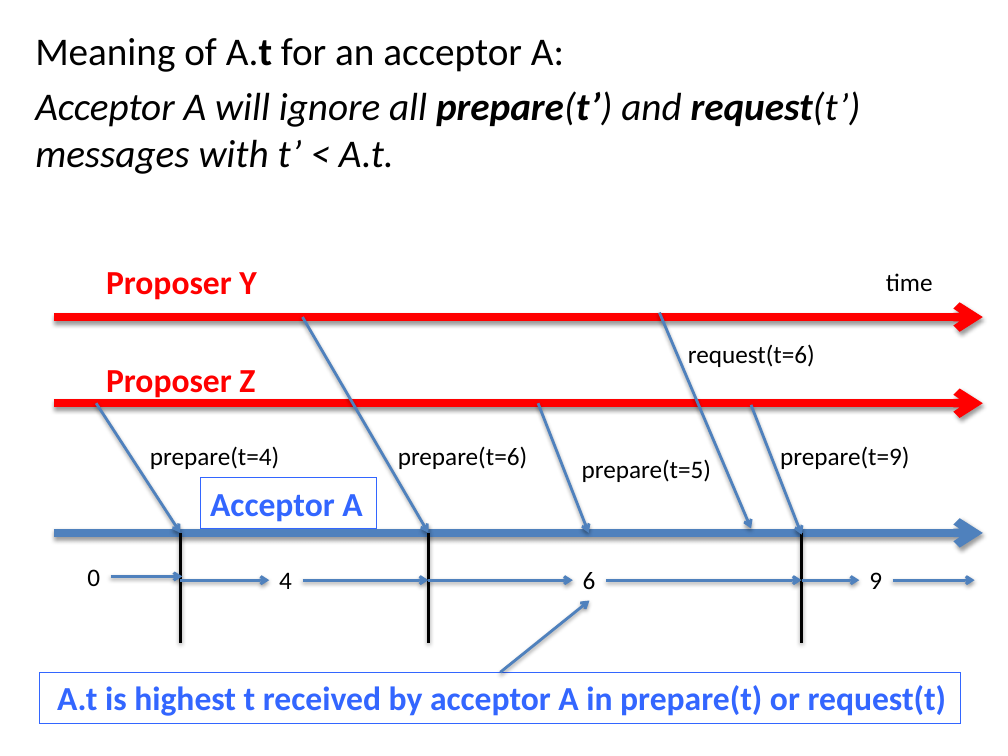
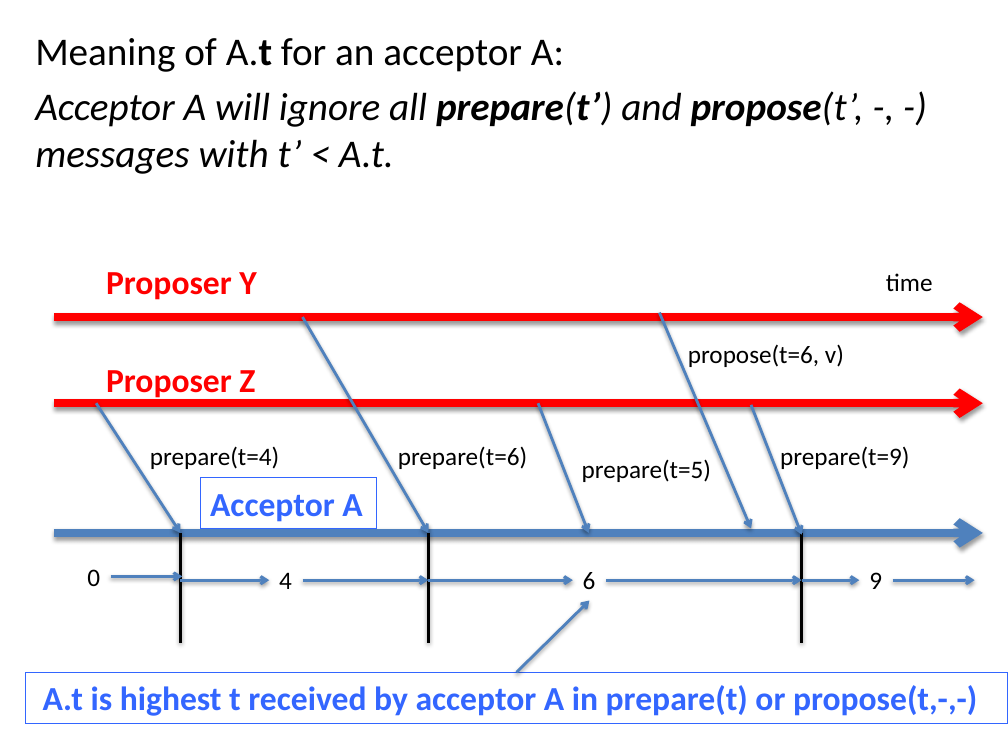
Before and after one commit to kmchandy/kmchandy.github.io, a slide deck: slide 3 of Paxos/PaxosFigures.pptx (slide 5 before the commit). Drawn at 1008x756 pixels with LibreOffice and Linux fonts; fonts in the diff are those of the drawing. Boxes give left, top, right and bottom in pixels: in the first picture for what was removed or moved away, otherwise in the second. Text is boxed around its words. In the diff, an @@ line names an element or a change of style, - is before the commit and + after.

```diff
--- a/Paxos/PaxosFigures.pptx
+++ b/Paxos/PaxosFigures.pptx
@@ text at bbox=[35, 91, 864, 174]: text changed @@
-Acceptor A will ignore all prepare(t’) and request(t’) messages with t’ < A.t.
+Acceptor A will ignore all prepare(t’) and propose(t’, -, -) messages with t’ < A.t.
@@ text at bbox=[688, 344, 844, 367]: text changed @@
-request(t=6)
+propose(t=6, v)
@@ arrow moved from (500, 672) - (590, 601) to (516, 672) - (590, 601) @@
@@ rectangle "A.t is highest t received ...": place and size @@
-rectangle "A.t is highest t received ..." at bbox=[39, 672, 961, 723]
+rectangle "A.t is highest t received ..." at bbox=[25, 672, 1008, 723]
@@ text in rectangle at bbox=[43, 685, 977, 716]: text changed @@
-A.t is highest t received by acceptor A in prepare(t) or request(t)
+A.t is highest t received by acceptor A in prepare(t) or propose(t,-,-)
```
Also in this commit, not shown: 4 other slides changed, 1 slide added, 9 slides removed, 22 other files.
